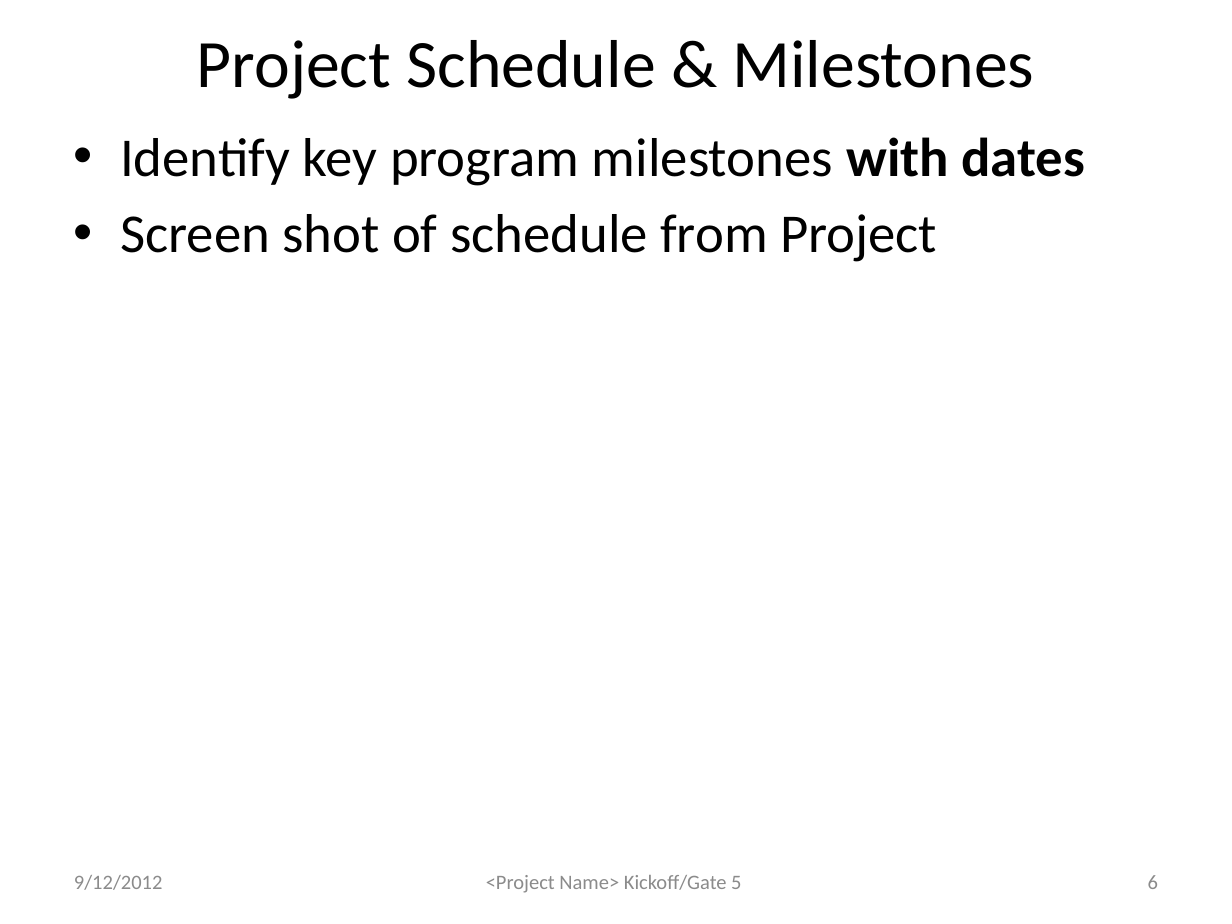
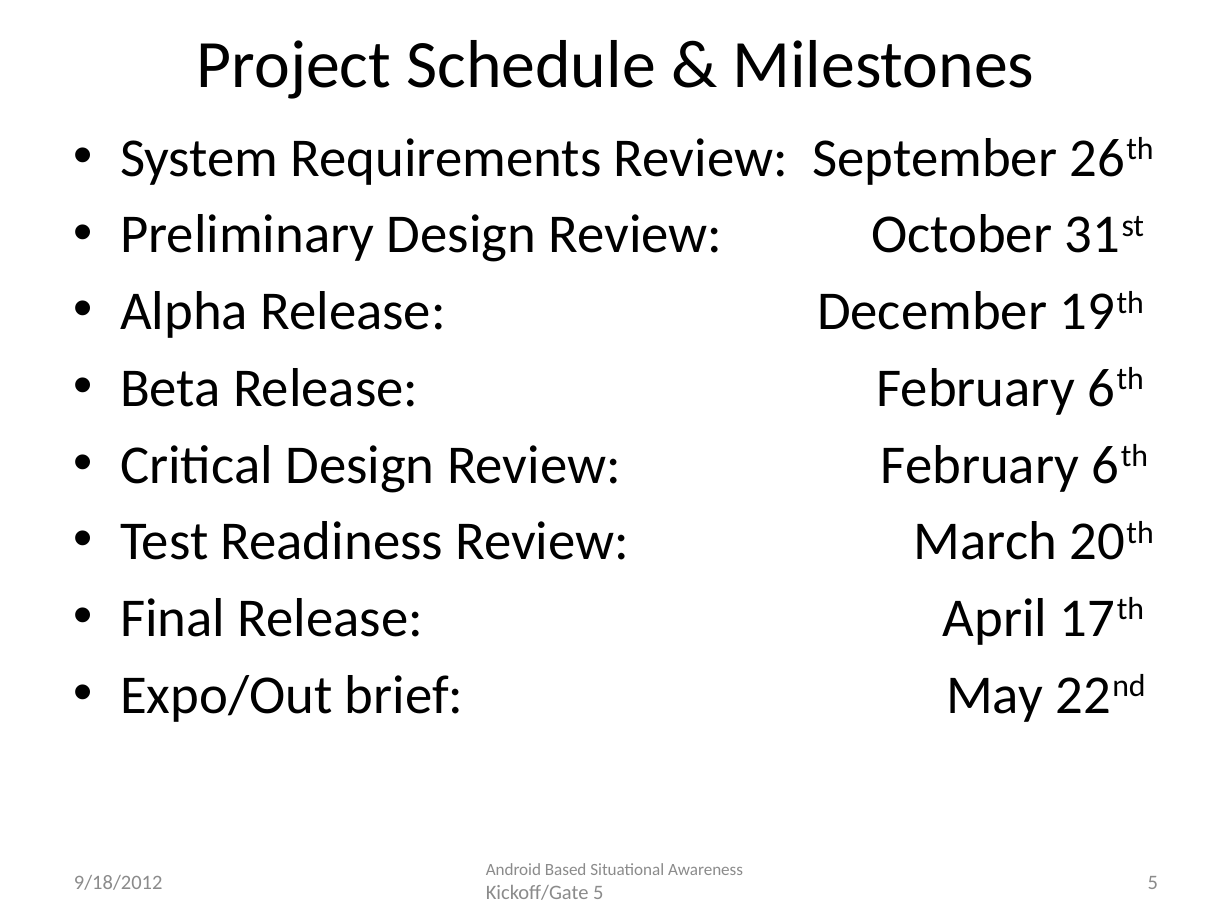
Before and after one commit to atniptw/Senior-Project, a slide deck: slide 5 of Documents/PowerPoints/Senior Design Project - Gate 5 1.0.pptx (slide 6 before the commit). Drawn at 1232x924 pixels with LibreOffice and Linux fonts; fonts in the diff are those of the drawing. Boxes give left, top, right and bottom in pixels: in the first picture for what was removed or moved away, otherwise in the second. Text is boxed around its words. In the diff, an @@ line names an element or a change of style, - is before the commit and + after.

```diff
--- a/Documents/PowerPoints/Senior Design Project - Gate 5 1.0.pptx
+++ b/Documents/PowerPoints/Senior Design Project - Gate 5 1.0.pptx
@@ text at <box>120,138,1080,722</box>: text changed @@
-• Identify key program milestones with dates
-• Screen shot of schedule from Project
+• System Requirements Review: September 26th
+• Preliminary Design Review: October 31st
+• Alpha Release: December 19th
+• Beta Release: February 6th
+• Critical Design Review: February 6th
+• Test Readiness Review: March 20th
+• Final Release: April 17th
+• Expo/Out brief: May 22nd
@@ text at <box>486,863,743,900</box>: text changed; size 12 to 10 pt @@
-<Project Name> Kickoff/Gate 5
+Android Based Situational Awareness Kickoff/Gate 5
@@ text at <box>74,875,163,890</box>: text changed @@
-9/12/2012
+9/18/2012
@@ page number at <box>1148,876,1158,889</box>: text changed @@
-6
+5
```
Also in this commit, not shown: 6 other slides changed, 4 slides removed, 7 other files.
